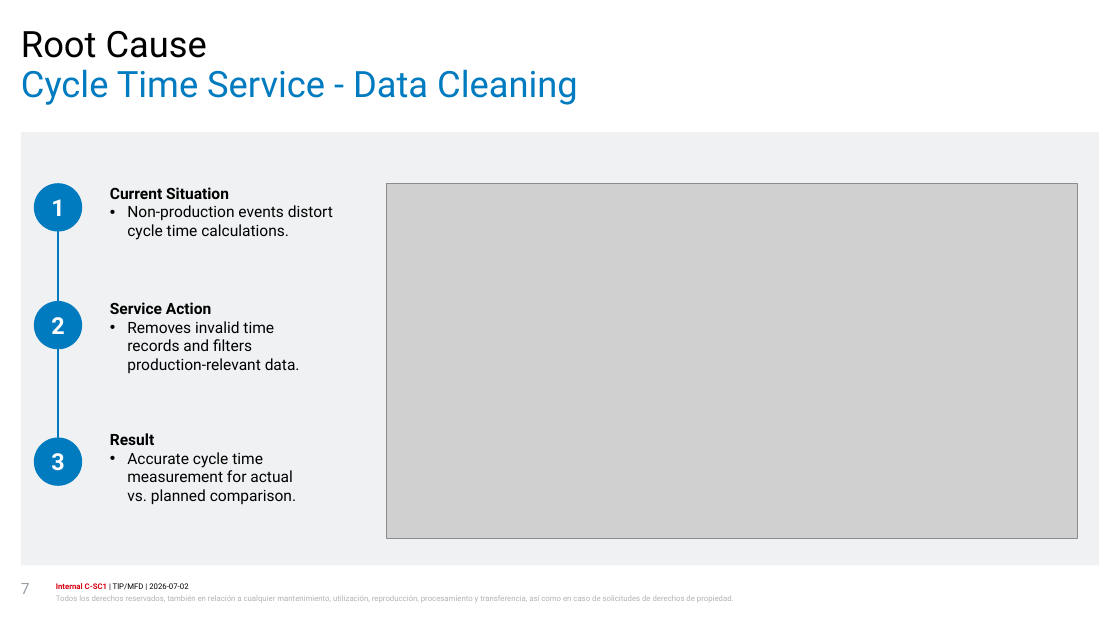
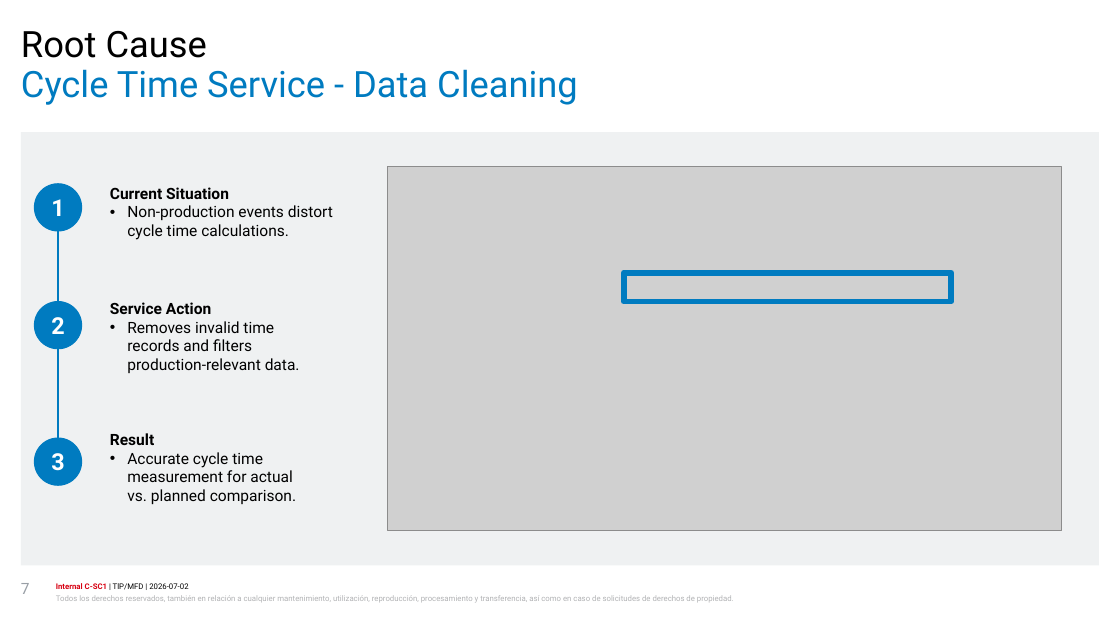
Before and after one commit to antoniojwork17-design/A3, a slide deck: slide 7 of Presentation2(1).pptx. Drawn at 1120x630 pixels with LibreOffice and Linux fonts; fonts in the diff are those of the drawing; grey boxes stand for pictures; background and template pictures are left out. Boxes give left, top, right and bottom in pixels: in the first picture for what was removed or moved away, otherwise in the second. Text is boxed around its words. In the diff, an @@ line names an element or a change of style, - is before the commit and + after.

```diff
--- a/Presentation2(1).pptx
+++ b/Presentation2(1).pptx
@@ picture: place and size @@
-picture at (386,184,1077,539)
+picture at (387,167,1061,531)
@@ rectangle added at (623,273,951,301), outline #007BC0 4.5 pt @@
```
Also in this commit, not shown: 3 other slides changed, 2 slides added, 1 other file.
